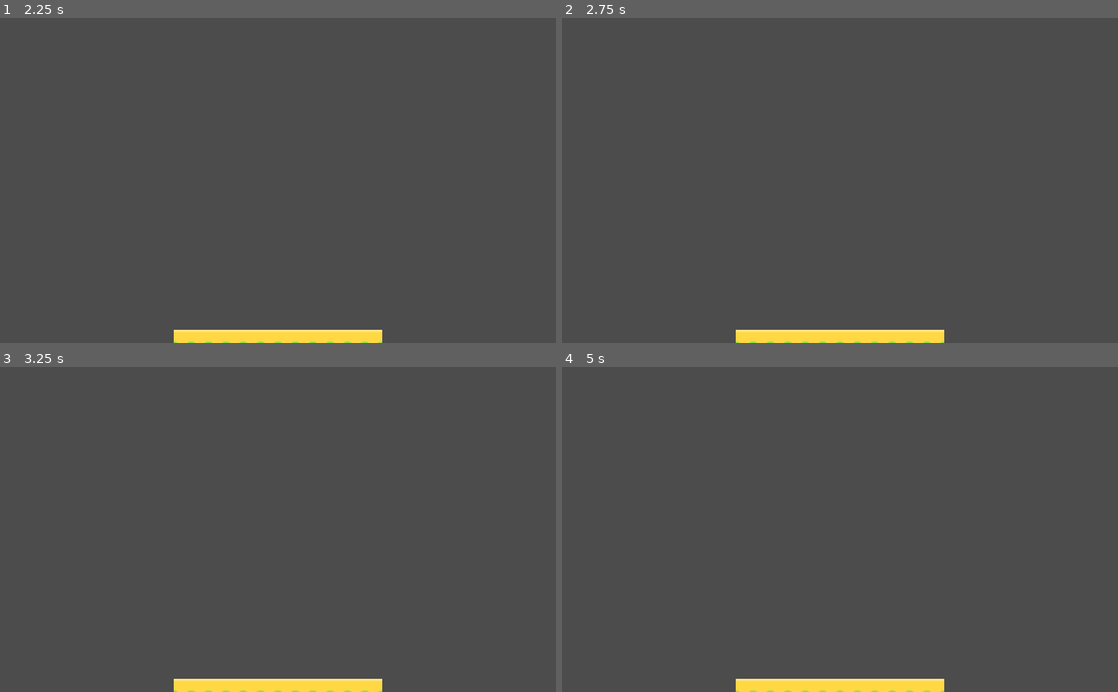
Above: before the commit, frames 1-4 (two rows, left to right).
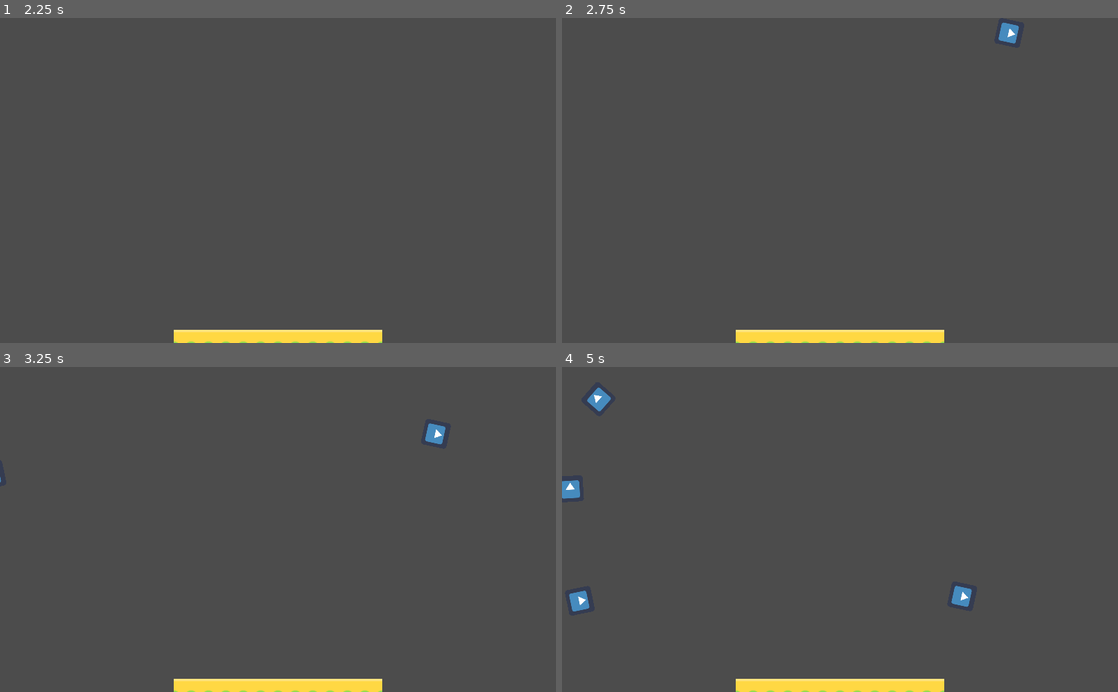
Above: after the commit, the same moments.

Repository: Omegapoint/magnus-mayhem
Game: Godot game, scene res://World.tscn
Same seed, same stepped clock (60 frames per second), same inputs: the game is played once before the commit and once after it. The engine's default icon, where the game draws it, is replaced by a stand-in: a white triangle on a blue panel in a dark square.
Inputs:
- Up to frame 1 (2.25 s): tap Enter at 0.5, 2 s; tap Space at 1.25 s
- Up to frame 2 (2.75 s): no input
- Up to frame 3 (3.25 s): no input
- Up to frame 4 (5 s): no input

Frame 1 is identical in both runs. In frame 2, 0.2% of the frame differs, in the area x 78-83%, y 1-8%; in frame 3, 0.2%; in frame 4, 0.7%, in the area x 0-74%, y 6-76%.

Commit message:
feat: Add enemy spawning

Diff:
--- /dev/null
+++ b/Mob.gd
@@ -0,0 +1,11 @@
+extends RigidBody2D
+
+export var min_speed = 150
+export var max_speed = 250
+
+func _ready():
+	var mobArray = $AnimatedSprite.frames.get_animation_names()
+	$AnimatedSprite.animation = mobArray[0]
+
+func _on_VisibilityNotifier2D_screen_exited():
+	queue_free()
--- /dev/null
+++ b/Mob.tscn
@@ -0,0 +1,36 @@
+[gd_scene load_steps=5 format=2]
+
+[ext_resource path="res://icon.png" type="Texture" id=1]
+[ext_resource path="res://Mob.gd" type="Script" id=2]
+
+[sub_resource type="SpriteFrames" id=1]
+animations = [ {
+"frames": [ ExtResource( 1 ) ],
+"loop": true,
+"name": "creep",
+"speed": 5.0
+} ]
+
+[sub_resource type="RectangleShape2D" id=2]
+extents = Vector2( 23.6444, 24.0907 )
+
+[node name="Mob" type="RigidBody2D"]
+collision_mask = 0
+gravity_scale = 0.0
+script = ExtResource( 2 )
+__meta__ = {
+"_edit_group_": true
+}
+
+[node name="AnimatedSprite" type="AnimatedSprite" parent="."]
+scale = Vector2( 0.75, 0.75 )
+frames = SubResource( 1 )
+animation = "creep"
+playing = true
+
+[node name="CollisionShape2D" type="CollisionShape2D" parent="."]
+shape = SubResource( 2 )
+
+[node name="VisibilityNotifier2D" type="VisibilityNotifier2D" parent="."]
+
+[connection signal="screen_exited" from="VisibilityNotifier2D" to="." method="_on_VisibilityNotifier2D_screen_exited"]
--- /dev/null
+++ b/World.gd
@@ -0,0 +1,18 @@
+extends Node2D
+
+export (PackedScene) var Mob
+
+func _ready():
+	randomize()
+	$MobTimer.start()
+
+func _on_MobTimer_timeout():
+	$MobPath/MobSpawnLocation.offset = randi()
+	var mob = Mob.instance()
+	add_child(mob)
+	var direction = $MobPath/MobSpawnLocation.rotation + PI / 2
+	mob.position = $MobPath/MobSpawnLocation.position
+	direction += rand_range(-PI / 4, PI / 4)
+	mob.rotation = direction
+	mob.linear_velocity = Vector2(rand_range(mob.min_speed, mob.max_speed), 0)
+	mob.linear_velocity = mob.linear_velocity.rotated(direction)
--- a/World.tscn
+++ b/World.tscn
@@ -1,17 +1,19 @@
-[gd_scene load_steps=8 format=2]
+[gd_scene load_steps=11 format=2]
 
 [ext_resource path="res://assets/WorldTiles/tileYellow_06.png" type="Texture" id=1]
 [ext_resource path="res://World.tres" type="Shape2D" id=2]
 [ext_resource path="res://assets/WorldTiles/tileYellow_10.png" type="Texture" id=3]
 [ext_resource path="res://assets/WorldTiles/tileYellow_11.png" type="Texture" id=4]
+[ext_resource path="res://World.gd" type="Script" id=5]
+[ext_resource path="res://Mob.tscn" type="PackedScene" id=6]
 
-[sub_resource type="ConvexPolygonShape2D" id=3]
+[sub_resource type="ConvexPolygonShape2D" id=1]
 points = PoolVector2Array( 64, 0, 64, 64, 0, 64 )
 
-[sub_resource type="ConvexPolygonShape2D" id=4]
+[sub_resource type="ConvexPolygonShape2D" id=2]
 points = PoolVector2Array( 0, 0, 64, 64, 0, 64 )
 
-[sub_resource type="TileSet" id=2]
+[sub_resource type="TileSet" id=3]
 0/name = "tileYellow_06.png 0"
 0/texture = ExtResource( 1 )
 0/tex_offset = Vector2( 0, 0 )
@@ -64,21 +66,38 @@
 2/navigation_offset = Vector2( 0, 0 )
 2/shape_offset = Vector2( 0, 0 )
 2/shape_transform = Transform2D( 1, 0, 0, 1, 0, 0 )
-2/shape = SubResource( 4 )
+2/shape = SubResource( 2 )
 2/shape_one_way = false
 2/shape_one_way_margin = 1.0
 2/shapes = [ {
 "autotile_coord": Vector2( 0, 0 ),
 "one_way": false,
 "one_way_margin": 1.0,
-"shape": SubResource( 4 ),
+"shape": SubResource( 2 ),
 "shape_transform": Transform2D( 1, 0, 0, 1, 0, 0 )
 } ]
 2/z_index = 0
 
+[sub_resource type="Curve2D" id=4]
+_data = {
+"points": PoolVector2Array( 0, 0, 0, 0, -128, 256, 0, 0, 0, 0, -128, -128, 0, 0, 0, 0, 1152, -120, 0, 0, 0, 0, 1152, 256, 0, 0, 0, 0, 1088, 256, 0, 0, 0, 0, 1088, -64, 0, 0, 0, 0, -64, -64, 0, 0, 0, 0, -64, 256, 0, 0, 0, 0, -128, 256 )
+}
+
 [node name="World" type="Node2D"]
+script = ExtResource( 5 )
+Mob = ExtResource( 6 )
 
 [node name="Ground" type="TileMap" parent="."]
-tile_set = SubResource( 2 )
+tile_set = SubResource( 3 )
 format = 1
 tile_data = PoolIntArray( 589829, 0, 0, 589830, 0, 0, 589831, 0, 0, 589832, 0, 0, 589833, 0, 0, 589834, 0, 0 )
+
+[node name="MobTimer" type="Timer" parent="."]
+wait_time = 0.4
+
+[node name="MobPath" type="Path2D" parent="."]
+curve = SubResource( 4 )
+
+[node name="MobSpawnLocation" type="PathFollow2D" parent="MobPath"]
+
+[connection signal="timeout" from="MobTimer" to="." method="_on_MobTimer_timeout"]
Not shown: 1 places in World.tscn that only renumber resources
Not shown, changed: .gitignore
